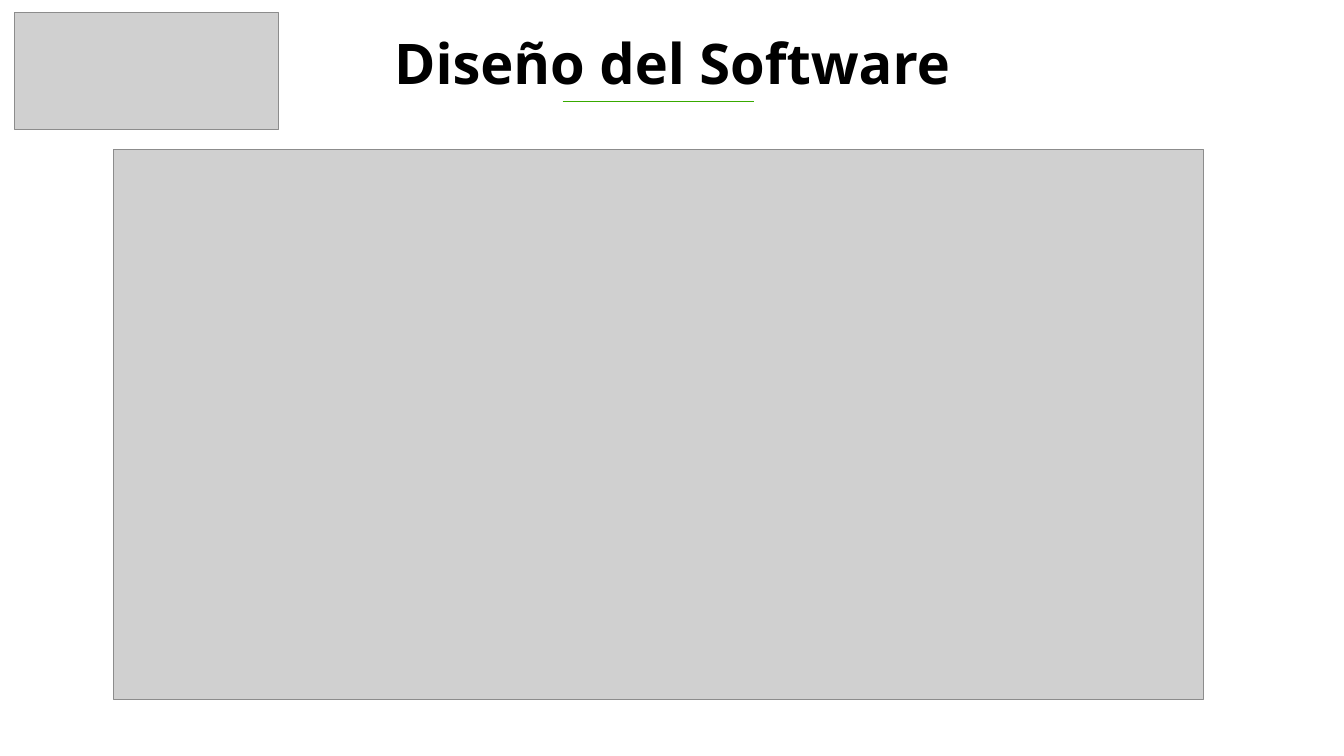
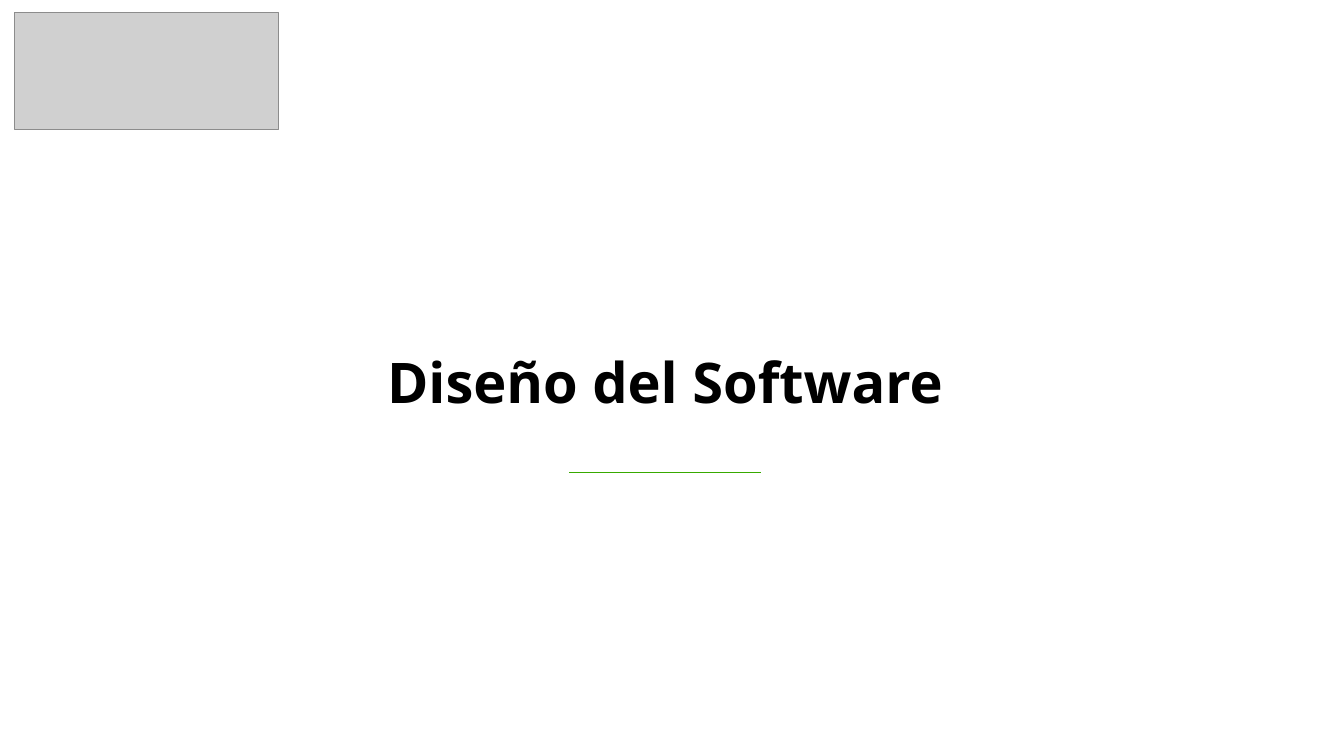
Before and after one commit to scrumteamlmack/Repositorio-de-equipo-3, a slide deck: slide 7 of Arquitectura de software/L-MACK/SUTENTACION 3B L-MACK.pptx. Drawn at 1344x756 pixels with LibreOffice and Linux fonts; fonts in the diff are those of the drawing; grey boxes stand for pictures; background and template pictures are left out. Boxes give left, top, right and bottom in pixels: in the first picture for what was removed or moved away, otherwise in the second. Text is boxed around its words. In the diff, an @@ line names an element or a change of style, - is before the commit and + after.

```diff
--- a/Arquitectura de software/L-MACK/SUTENTACION 3B L-MACK.pptx
+++ b/Arquitectura de software/L-MACK/SUTENTACION 3B L-MACK.pptx
@@ picture removed at (114,149,1204,701) @@
@@ text "Diseño del Software": place and size @@
-text "Diseño del Software" at (394,41,949,85)
+text "Diseño del Software" at (387,360,942,404)
@@ line moved from (563, 101) - (754, 101) to (570, 473) - (761, 473) @@
```
Also in this commit, not shown: 22 other files.
